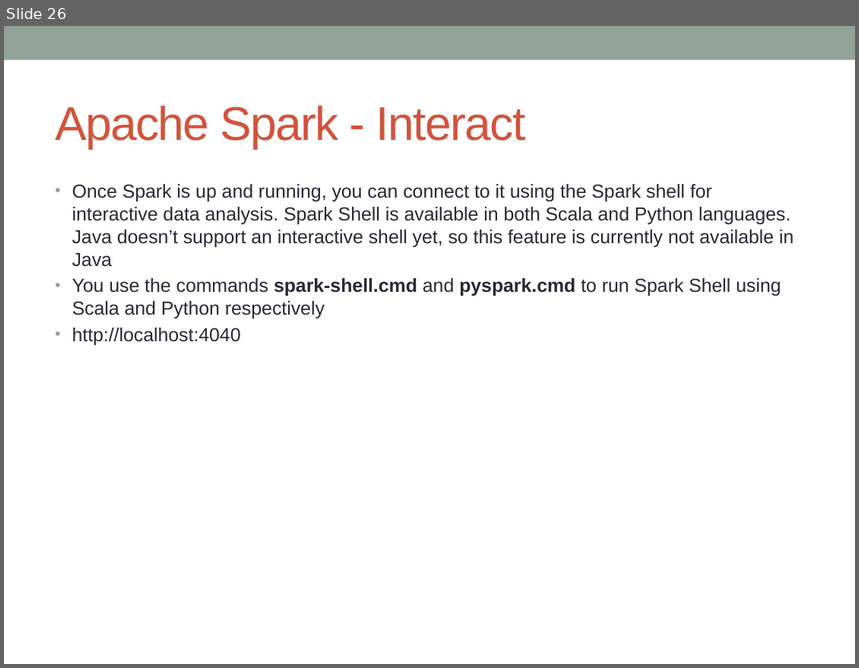
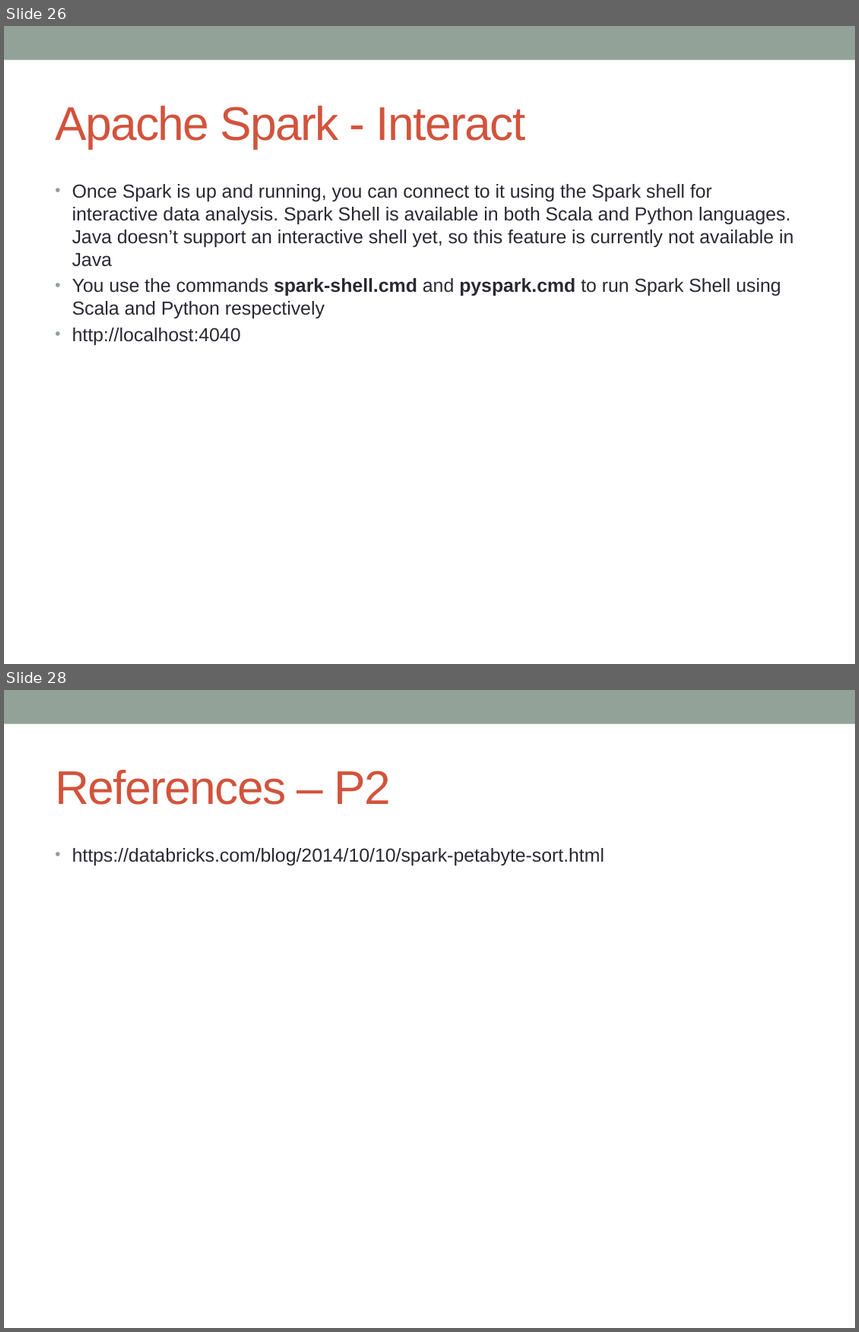
Before and after one commit to notionquest/ProjectDocumentation, a slide deck: Scala.pptx. Shown one above the other, each under a label of ours: slide 26 before the commit, slides 26 and 28 after it; the slides between them are not shown. The pictures are 859x668 and 859x1332 pixels, drawn with LibreOffice and Linux fonts; fonts in the diff are those of the drawing. Boxes give left, top, right and bottom in pixels: in the first picture for what was removed or moved away, otherwise in the second. Text is boxed around its words. In the diff, an @@ line names an element or a change of style, - is before the commit and + after.

```diff
--- a/Scala.pptx
+++ b/Scala.pptx
@@ slide 28 added at (4,690,855,1328), background #FFFFFF; not listed: 1 template element that a slide beside it also shows @@
@@ title added at (55,770,390,805), 40 pt, text #D2533C @@
+References – P2
@@ text added at (72,848,604,866), 16 pt, text #292934 @@
+• https://databricks.com/blog/2014/10/10/spark-petabyte-sort.html
```
Also in this commit, not shown: 1 slide changed, 5 other files.
